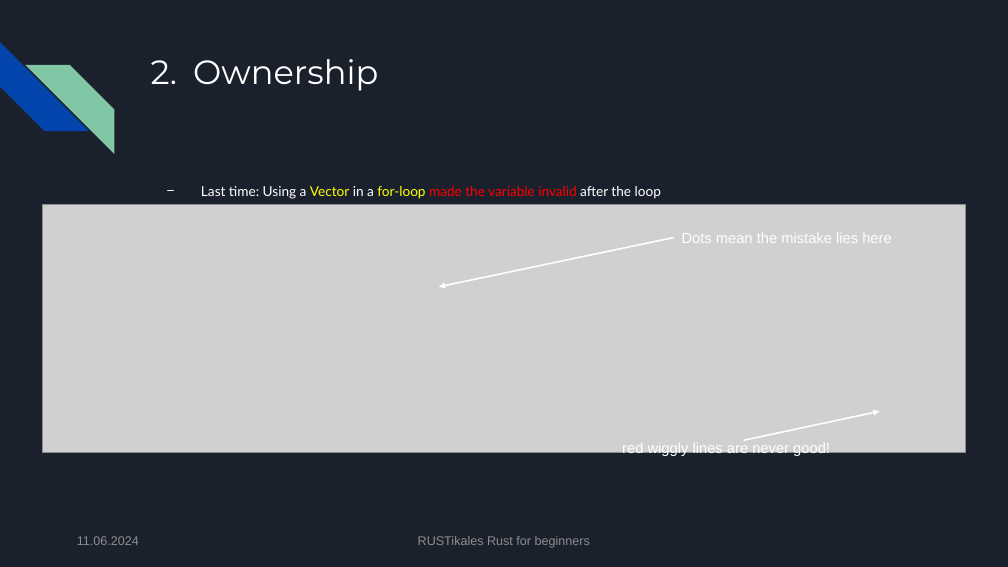
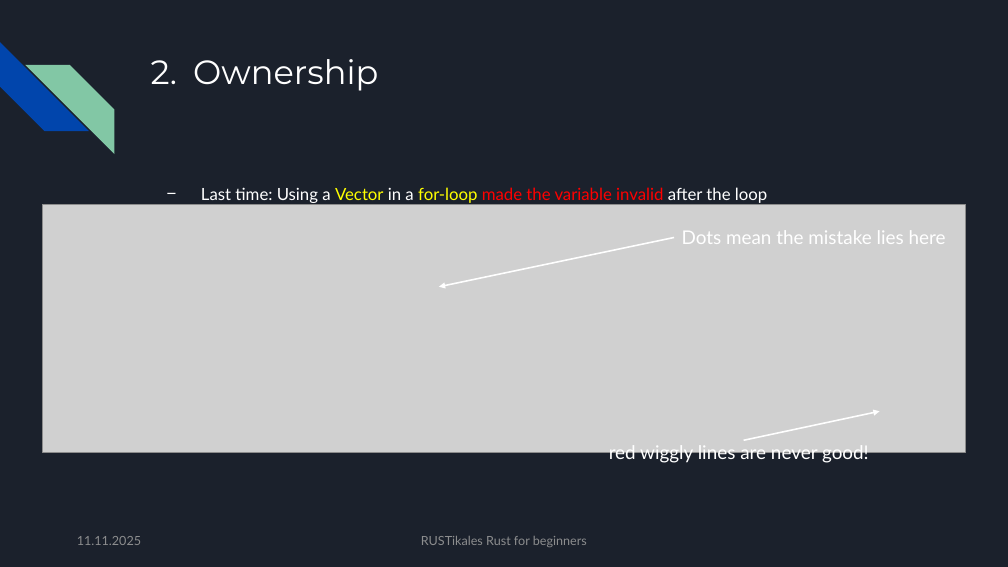
Before and after one commit to pfhaupt/progkurs, a slide deck: slide 28 of rust-beginner/05 - Ownership and Borrow Checker/05 - original.pptx. Drawn at 1008x567 pixels with LibreOffice and Linux fonts; fonts in the diff are those of the drawing; grey boxes stand for pictures. Boxes give left, top, right and bottom in pixels: in the first picture for what was removed or moved away, otherwise in the second. Text is boxed around its words. In the diff, an @@ line names an element or a change of style, - is before the commit and + after.

Commit message:
[R-B-05] Update slides
- Move Lifetime chapter from R-B-06 to here
  - This means that R-B-07 may have to be merged into R-B-06
- Increase font size
- Unite text font

```diff
--- a/rust-beginner/05 - Ownership and Borrow Checker/05 - original.pptx
+++ b/rust-beginner/05 - Ownership and Borrow Checker/05 - original.pptx
@@ text "Last time: Using a Vector ..." at bbox=[201, 187, 767, 203]: size 13 to 16 pt @@
@@ text "Dots mean the mistake lies ..." at bbox=[682, 230, 946, 244]: size 14 to 18 pt, font Arial to Lato @@
@@ text "red wiggly lines are never ..." at bbox=[609, 445, 869, 464]: size 14 to 18 pt, font Arial to Lato @@
@@ text "red wiggly lines are never ...": place and size @@
-text "red wiggly lines are never ..." at bbox=[622, 443, 830, 456]
+text "red wiggly lines are never ..." at bbox=[609, 445, 869, 464]
@@ text at bbox=[77, 536, 141, 545]: text changed; font Arial to Lato @@
-11.06.2024
+11.11.2025
@@ text "RUSTikales Rust for beginners" at bbox=[421, 536, 587, 547]: font Arial to Lato @@
```
Also in this commit, not shown: 145 other slides changed, 19 slides added, 1 slide removed, 1 other file.
